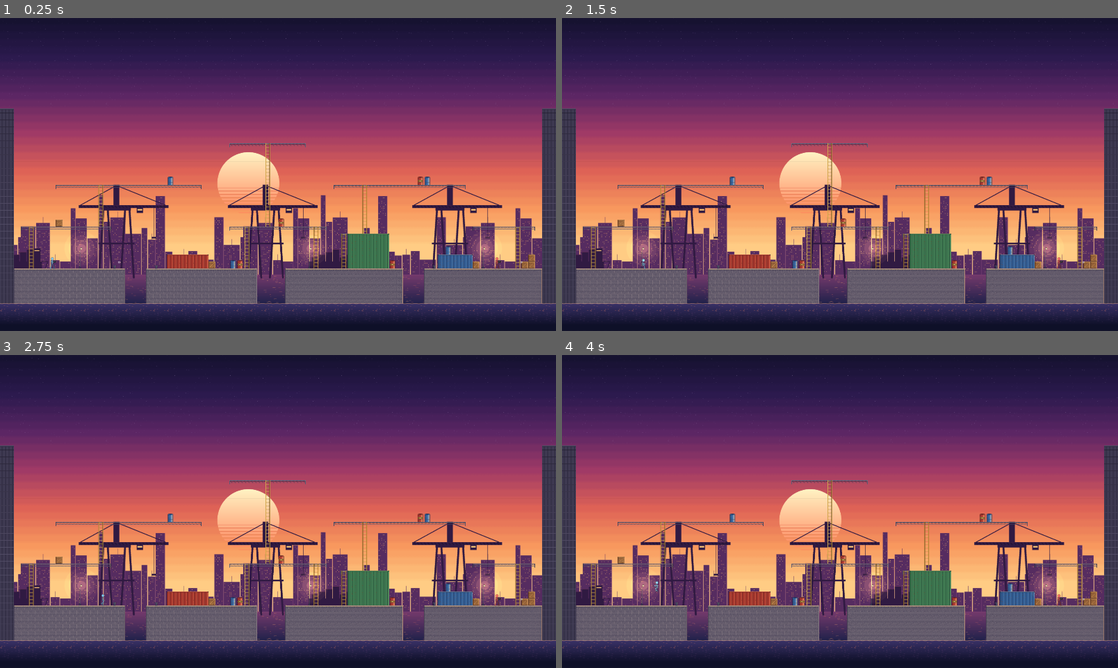
Above: before the commit, frames 1-4 (two rows, left to right).
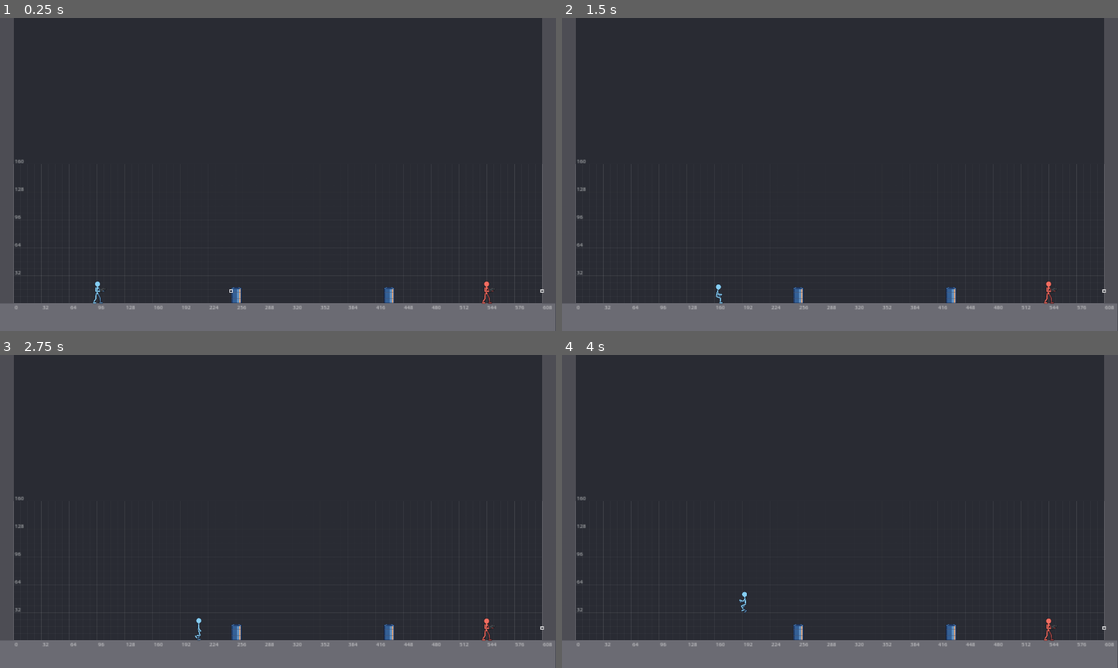
Above: after the commit, the same moments.

Repository: oplosy/fable
Game: Godot game, scene res://scenes/main.tscn
Same seed, same stepped clock (60 frames per second), same inputs: the game is played once before the commit and once after it.
Inputs (mouse positions are in pixels of both pictures, inside the frame that each line leads up to):
- Up to frame 1 (0.25 s): no input
- Up to frame 2 (1.5 s): tap Enter at 0.5 s; move the mouse to (962, 158) at 0.52 s; hold D (p1_right) 0.53-1.28 s; tap J (p1_attack) at 0.6 s; click (962, 158) at 0.67 s; tap Space (p1_jump) at 0.77, 1.25 s; move the mouse to (728, 190) at 1.27 s; hold S (p1_down) from 1.28 s (still down); tap 1 (p1_slot_1) at 1.35 s
- Up to frame 3 (2.75 s): tap Space (p1_jump) at 1.52 s; move the mouse to (333, 442) at 2.02 s; release S (p1_down) at 2.03 s; hold D (p1_right) from 2.03 s (still down); tap 2 (p1_slot_2) at 2.1 s
- Up to frame 4 (4 s): move the mouse to (812, 574) at 2.77 s; release D (p1_right) at 2.78 s; hold W (p1_up) 2.78-3.53 s; tap 3 (p1_slot_3) at 2.85 s; click (812, 574) at 2.92 s; tap Space (p1_jump) at 3.02, 3.77 s; tap Enter at 3.5 s; move the mouse to (1006, 558) at 3.52 s; hold A (p1_left) from 3.53 s (still down); tap 4 (p1_slot_4) at 3.6 s

The runs differ from the first frame. In frame 1, 87% of the frame differs, in the area x 0-100%, y 0-100%; in frame 2, 87%; in frame 3, 87%; in frame 4, 87%.

Commit message:
Load the Range instead of the Docks

Diff:
--- a/scenes/main.tscn
+++ b/scenes/main.tscn
@@ -1,7 +1,7 @@
 [gd_scene load_steps=9 format=3]
 
 [ext_resource type="Script" path="res://scenes/main.gd" id="1_main"]
-[ext_resource type="PackedScene" path="res://scenes/arenas/docks.tscn" id="2_arena"]
+[ext_resource type="PackedScene" path="res://scenes/arenas/range.tscn" id="2_arena"]
 [ext_resource type="PackedScene" path="res://scenes/fighter/fighter.tscn" id="3_fighter"]
 [ext_resource type="Resource" path="res://data/characters/stickman.tres" id="4_character"]
 [ext_resource type="Resource" path="res://data/weapons/pistol.tres" id="5_pistol"]
